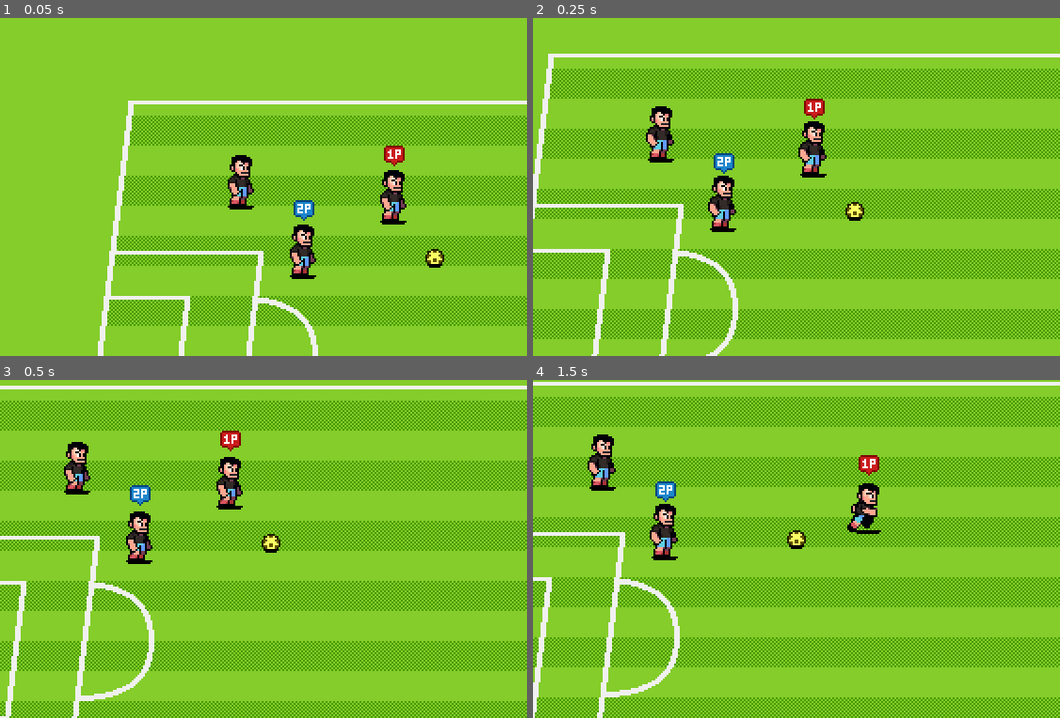
Above: before the commit, frames 1-4 (two rows, left to right).
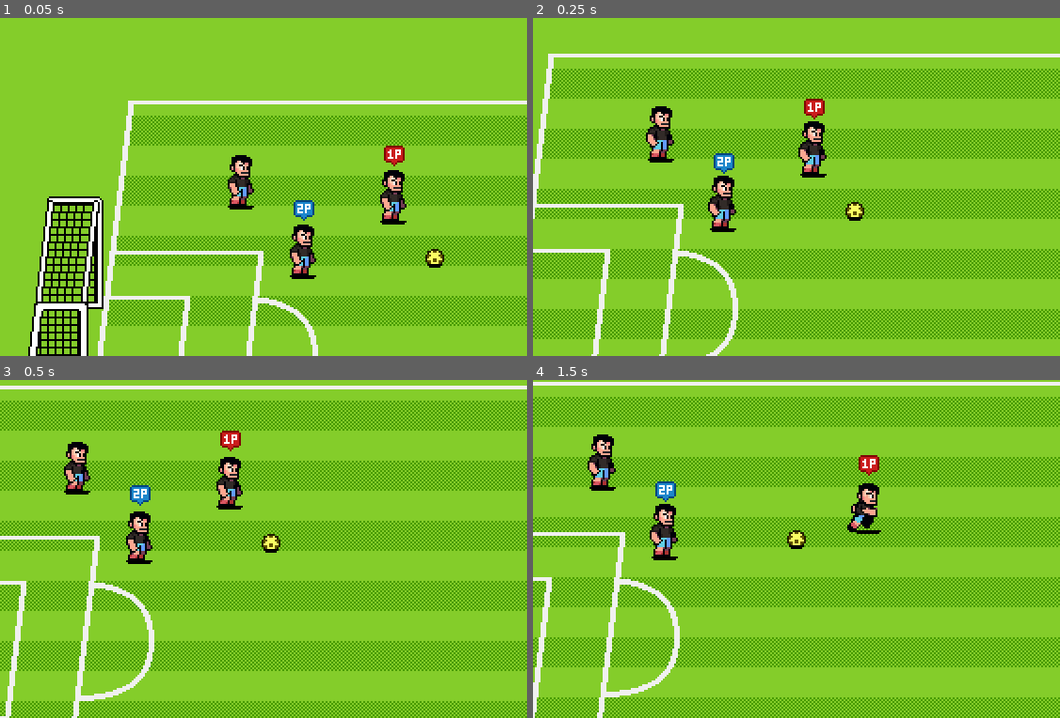
Above: after the commit, the same moments.

Repository: nicolasbize/soccer-course
Game: Godot game, scene res://scenes/world.tscn
Two runs of this game, one before a commit and one after it. Both use one fixed random seed, a clock stepped at 60 frames per second and the inputs below.
Inputs:
- Up to frame 1 (0.05 s): no input
- Up to frame 2 (0.25 s): no input
- Up to frame 3 (0.5 s): no input
- Up to frame 4 (1.5 s): hold Right (p1_right) 0.53-1.28 s; tap [ (p1_pass) at 0.6 s; hold Down (p1_down) from 1.28 s (still down); tap ] (p1_shoot) at 1.35 s

The runs differ from the first frame. In frame 1, 3.6% of the frame differs, in the area x 5-20%, y 52-100%; in frame 2, nothing differs; in frame 3, nothing differs; in frame 4, nothing differs.

Commit message:
added goals with goal posts

Diff:
--- a/scenes/ball/ball.gd
+++ b/scenes/ball/ball.gd
@@ -1,5 +1,7 @@
 class_name Ball
 extends AnimatableBody2D
+
+const BOUNCINESS := 0.8
 
 enum State {CARRIED, FREEFORM, SHOT}
 
@@ -44,3 +46,6 @@
 	velocity = intensity * direction
 	carrier = null
 	switch_state(Ball.State.FREEFORM)
+
+func stop() -> void:
+	velocity = Vector2.ZERO
--- a/scenes/ball/ball_states/ball_state.gd
+++ b/scenes/ball/ball_states/ball_state.gd
@@ -37,3 +37,9 @@
 			if bounciness > 0 and ball.height_velocity < 0:
 				ball.height_velocity = -ball.height_velocity * bounciness
 				ball.velocity *= bounciness
+
+func move_and_bounce(delta: float) -> void:
+	var collision := ball.move_and_collide(ball.velocity * delta)
+	if collision != null:
+		ball.velocity = ball.velocity.bounce(collision.get_normal()) * ball.BOUNCINESS
+		ball.switch_state(Ball.State.FREEFORM)
--- a/scenes/ball/ball_states/ball_state_freeform.gd
+++ b/scenes/ball/ball_states/ball_state_freeform.gd
@@ -1,7 +1,7 @@
 class_name BallStateFreeform
 extends BallState
 
-const BOUNCINESS := 0.8
+
 
 func _enter_tree() -> void:
 	player_detection_area.body_entered.connect(on_player_enter.bind())
@@ -14,5 +14,5 @@
 	set_ball_animation_from_velocity()
 	var friction := ball.friction_air if ball.height > 0 else ball.friction_ground
 	ball.velocity = ball.velocity.move_toward(Vector2.ZERO, friction * delta)
-	process_gravity(delta, BOUNCINESS)
-	ball.move_and_collide(ball.velocity * delta)
+	process_gravity(delta, ball.BOUNCINESS)
+	move_and_bounce(delta)
--- a/scenes/ball/ball_states/ball_state_shot.gd
+++ b/scenes/ball/ball_states/ball_state_shot.gd
@@ -2,7 +2,7 @@
 extends BallState
 
 const DURATION_SHOT := 1000
-const SHOT_HEIGHT := 30
+const SHOT_HEIGHT := 5
 const SHOT_SPRITE_SCALE := 0.8
 
 var time_since_shot := Time.get_ticks_msec()
@@ -17,7 +17,7 @@
 	if Time.get_ticks_msec() - time_since_shot > DURATION_SHOT:
 		state_transition_requested.emit(Ball.State.FREEFORM)
 	else:
-		ball.move_and_collide(ball.velocity * delta)
+		move_and_bounce(delta)
 
 func _exit_tree() -> void:
 	sprite.scale.y = 1.0
--- a/scenes/characters/player.tscn
+++ b/scenes/characters/player.tscn
@@ -159,7 +159,7 @@
 [node name="Player" type="CharacterBody2D"]
 collision_layer = 2
 script = ExtResource("1_yewv4")
-power = 70.0
+power = 150.0
 speed = 80.0
 
 [node name="PlayerSprite" type="Sprite2D" parent="."]
--- /dev/null
+++ b/scenes/goal/goal.gd
@@ -0,0 +1,10 @@
+class_name Goal
+extends Node2D
+
+@onready var back_net_area := %BackNetArea
+
+func _ready() -> void:
+	back_net_area.body_entered.connect(on_ball_enter_back_net.bind())
+
+func on_ball_enter_back_net(ball: Ball) -> void:
+	ball.stop()
--- /dev/null
+++ b/scenes/goal/goal.tscn
@@ -0,0 +1,49 @@
+[gd_scene load_steps=6 format=3 uid="uid://dm3olt4s4cok1"]
+
+[ext_resource type="Script" uid="uid://dsgs6iastyxb2" path="res://scenes/goal/goal.gd" id="1_0ivff"]
+[ext_resource type="Texture2D" uid="uid://dxkakrgarw5c2" path="res://assets/art/backgrounds/goal-bottom.png" id="1_r84s2"]
+[ext_resource type="Texture2D" uid="uid://dufevlakt0y8l" path="res://assets/art/backgrounds/goal-top.png" id="2_0ivff"]
+
+[sub_resource type="RectangleShape2D" id="RectangleShape2D_0ivff"]
+size = Vector2(26, 2)
+
+[sub_resource type="RectangleShape2D" id="RectangleShape2D_ruxej"]
+size = Vector2(26, 2)
+
+[node name="Goal" type="Node2D"]
+y_sort_enabled = true
+script = ExtResource("1_0ivff")
+
+[node name="BottomFrameSprite" type="Sprite2D" parent="."]
+texture = ExtResource("1_r84s2")
+centered = false
+offset = Vector2(-23, -125)
+
+[node name="TopFrameSprite" type="Sprite2D" parent="."]
+position = Vector2(0, -65)
+texture = ExtResource("2_0ivff")
+centered = false
+offset = Vector2(-23, -59)
+
+[node name="BackNetArea" type="Area2D" parent="."]
+unique_name_in_owner = true
+collision_layer = 0
+collision_mask = 4
+monitorable = false
+
+[node name="CollisionPolygon2D" type="CollisionPolygon2D" parent="BackNetArea"]
+polygon = PackedVector2Array(-20, -2, -12, -65, -10, -65, -18, -2)
+
+[node name="BottomFrame" type="StaticBody2D" parent="."]
+position = Vector2(-3, -1)
+collision_mask = 0
+
+[node name="CollisionShape2D" type="CollisionShape2D" parent="BottomFrame"]
+shape = SubResource("RectangleShape2D_0ivff")
+
+[node name="TopFrame" type="StaticBody2D" parent="."]
+position = Vector2(7, -67)
+collision_mask = 0
+
+[node name="CollisionShape2D" type="CollisionShape2D" parent="TopFrame"]
+shape = SubResource("RectangleShape2D_ruxej")
--- a/scenes/world.tscn
+++ b/scenes/world.tscn
@@ -6,6 +6,7 @@
 [ext_resource type="Texture2D" uid="uid://cv4n0o2f54jf6" path="res://assets/art/backgrounds/pitch-lines.png" id="3_71j4m"]
 [ext_resource type="PackedScene" uid="uid://fi75pm23saar" path="res://scenes/characters/player.tscn" id="4_k0juu"]
 [ext_resource type="PackedScene" uid="uid://b4fcsbd0h08uo" path="res://scenes/ball/ball.tscn" id="5_71j4m"]
+[ext_resource type="PackedScene" uid="uid://dm3olt4s4cok1" path="res://scenes/goal/goal.tscn" id="5_i7141"]
 
 [node name="World" type="Node2D"]
 
@@ -38,6 +39,16 @@
 [node name="ActorsContainer" type="Node2D" parent="."]
 y_sort_enabled = true
 
+[node name="PitchObjects" type="Node2D" parent="ActorsContainer"]
+y_sort_enabled = true
+
+[node name="GoalHome" parent="ActorsContainer/PitchObjects" instance=ExtResource("5_i7141")]
+position = Vector2(32, 220)
+
+[node name="GoalAway" parent="ActorsContainer/PitchObjects" instance=ExtResource("5_i7141")]
+position = Vector2(818, 220)
+scale = Vector2(-1, 1)
+
 [node name="Player" parent="ActorsContainer" node_paths=PackedStringArray("ball") instance=ExtResource("4_k0juu")]
 position = Vector2(128, 101)
 ball = NodePath("../Ball")
Not shown, added: scenes/goal/goal.gd.uid
Not shown: 1 places in scenes/world.tscn that only renumber resources
